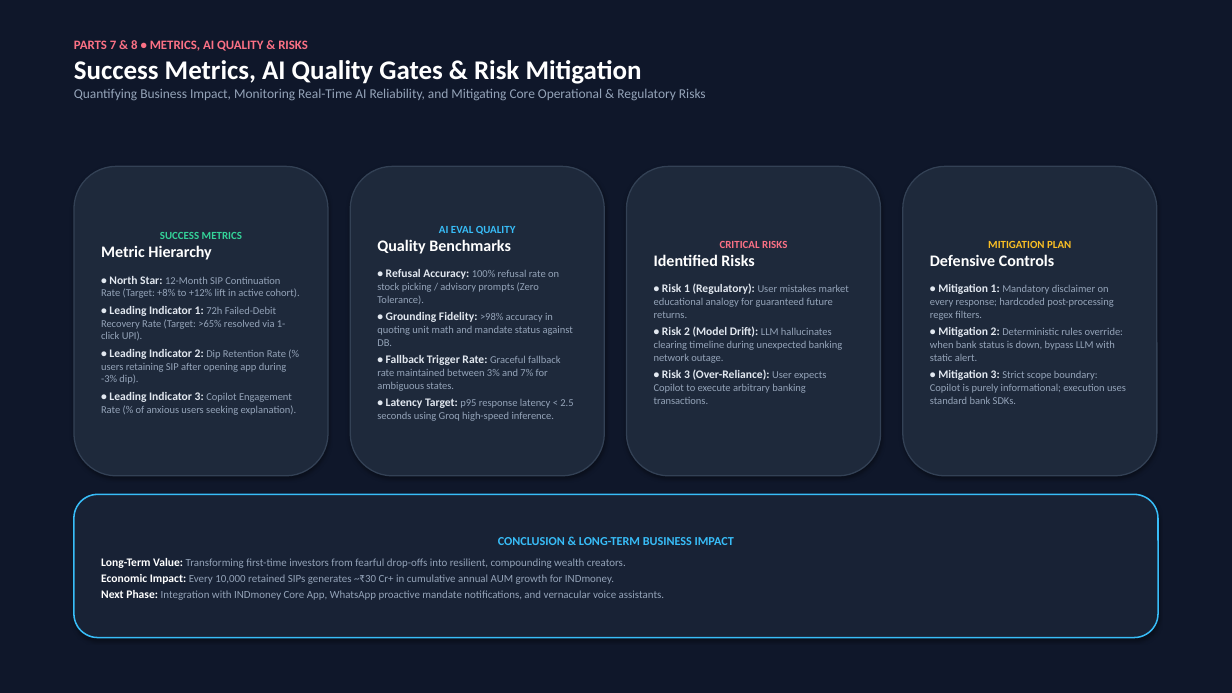
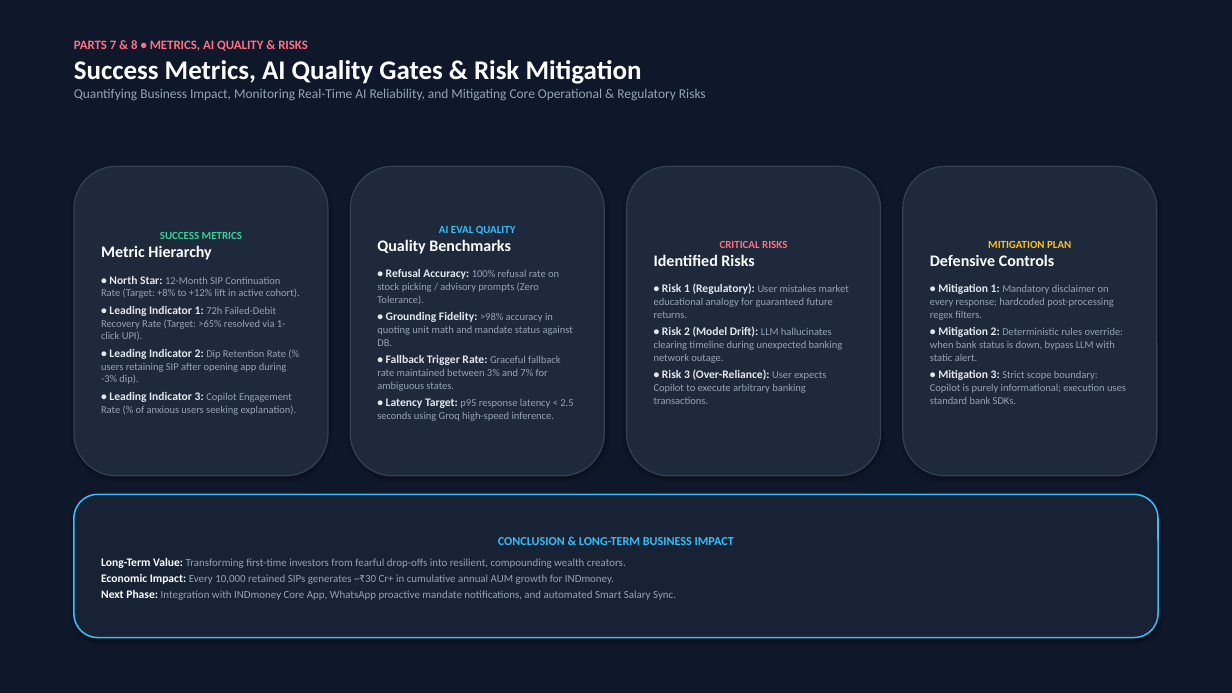
Before and after one commit to aakswetaray-crypto/indmoney-sip-discovery, a slide deck: slide 10 of indmoney_10_slide_final_deck.pptx. Drawn at 1232x693 pixels with LibreOffice and Linux fonts; fonts in the diff are those of the drawing. Boxes give left, top, right and bottom in pixels: in the first picture for what was removed or moved away, otherwise in the second. Text is boxed around its words. In the diff, an @@ line names an element or a change of style, - is before the commit and + after.

```diff
--- a/indmoney_10_slide_final_deck.pptx
+++ b/indmoney_10_slide_final_deck.pptx
@@ text in rounded rectangle at (x1=101, y1=590, x2=676, y2=600): text changed @@
-Next Phase: Integration with INDmoney Core App, WhatsApp proactive mandate notifications, and vernacular voice assistants.
+Next Phase: Integration with INDmoney Core App, WhatsApp proactive mandate notifications, and automated Smart Salary Sync.
```
Also in this commit, not shown: 9 other slides changed, 3 other files.
